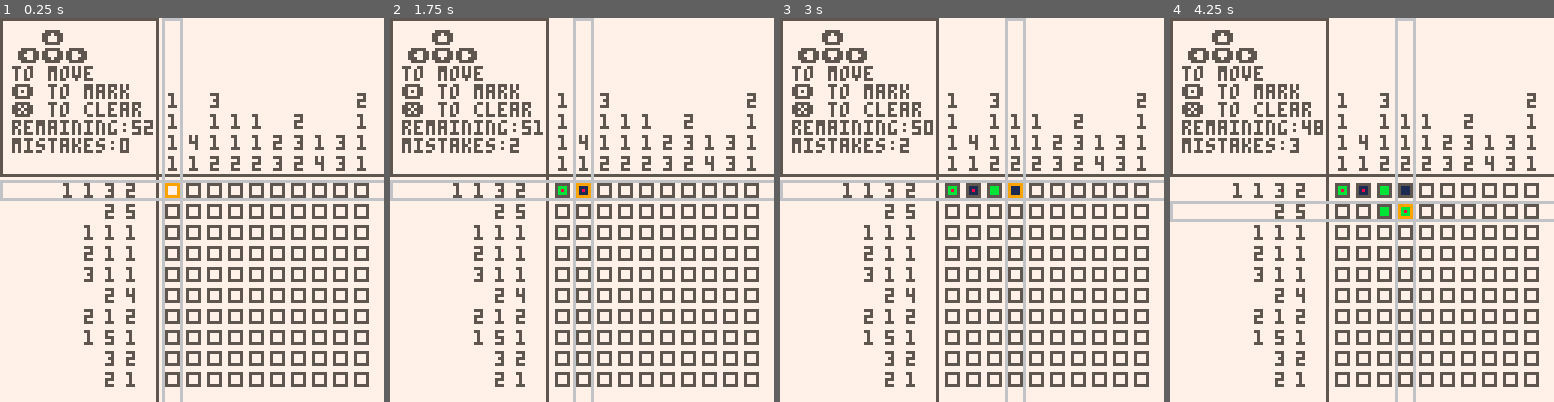
Above: before the commit, frames 1-4 (left to right).
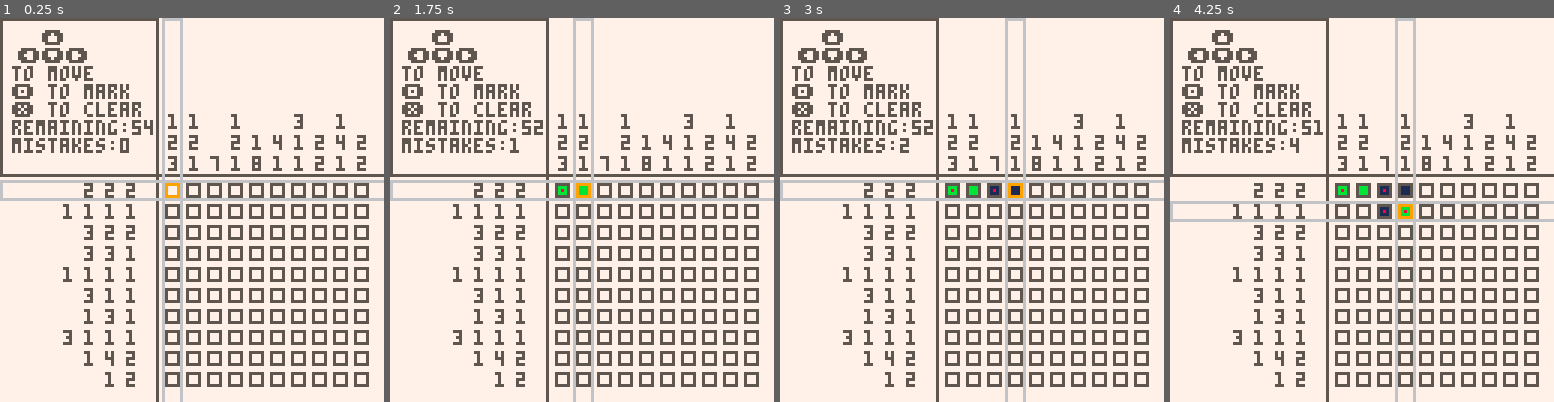
Above: after the commit, the same moments.

Repository: josiahhsu/github-pages
Game: PICO-8 cartridge Pico-8/picross.p8
Same seed, same stepped clock (60 frames per second), same inputs: the game is played once before the commit and once after it.
Inputs:
- Up to frame 1 (0.25 s): no input
- Up to frame 2 (1.75 s): tap X (X key) at 0.33, 1.07 s; tap O (Z key) at 0.7, 1.7 s; hold Right from 1.6 s (still down)
- Up to frame 3 (3 s): tap X (X key) at 1.85, 2.97 s; release Right at 2.1 s; tap O (Z key) at 2.1, 2.5, 2.9 s; hold Up 2.15-2.42 s; hold Right from 2.47 s (still down)
- Up to frame 4 (4.25 s): release Right at 3.03 s; hold Left 3.08-3.58 s; tap O (Z key) at 3.3, 3.7, 4.1 s; hold Down 3.63-3.97 s; hold Right from 4.02 s (still down); tap X (X key) at 4.08 s

The runs differ from the first frame. In frame 1, 2.3% of the frame differs, in the area x 16-96%, y 19-96%; in frame 2, 2.4%; in frame 3, 2.4%; in frame 4, 2.5%.

Commit message:
slight refactor to cell value assignment

Diff:
--- a/Pico-8/picross.p8
+++ b/Pico-8/picross.p8
@@ -2,6 +2,7 @@
 version 41
 __lua__
 #include shared/gridhelpers.p8
+#include shared/math.p8:0
 
 function _init()
 	cls()
@@ -27,7 +28,7 @@
 	//makes a cell and determines
 	//whether it's marked or not
 	local cell = {}
-	cell.value = flr(rnd(2))
+	cell.value = round(rnd(1))
 	cell.revealed = false
 	cell.mistake = false
 	return cell
